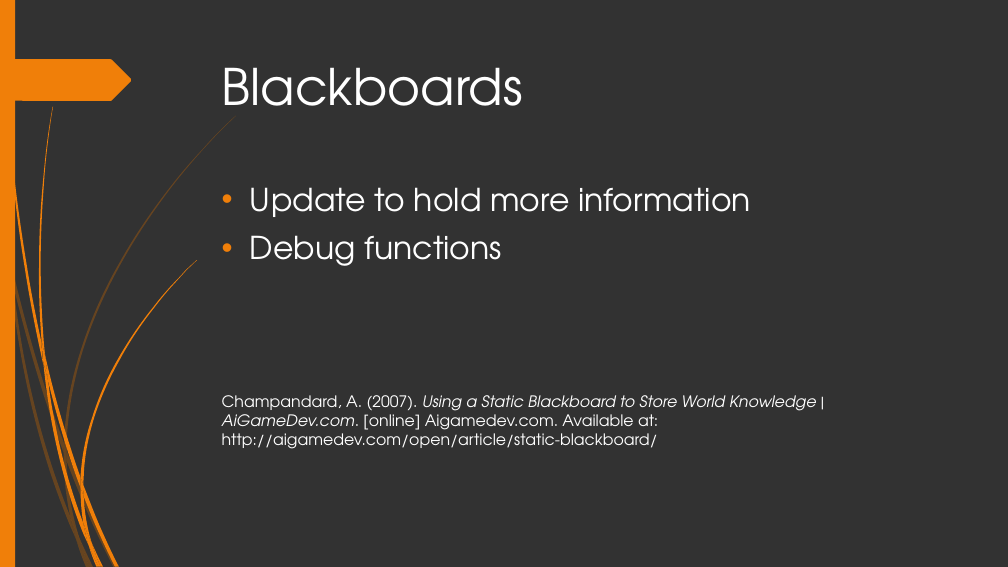
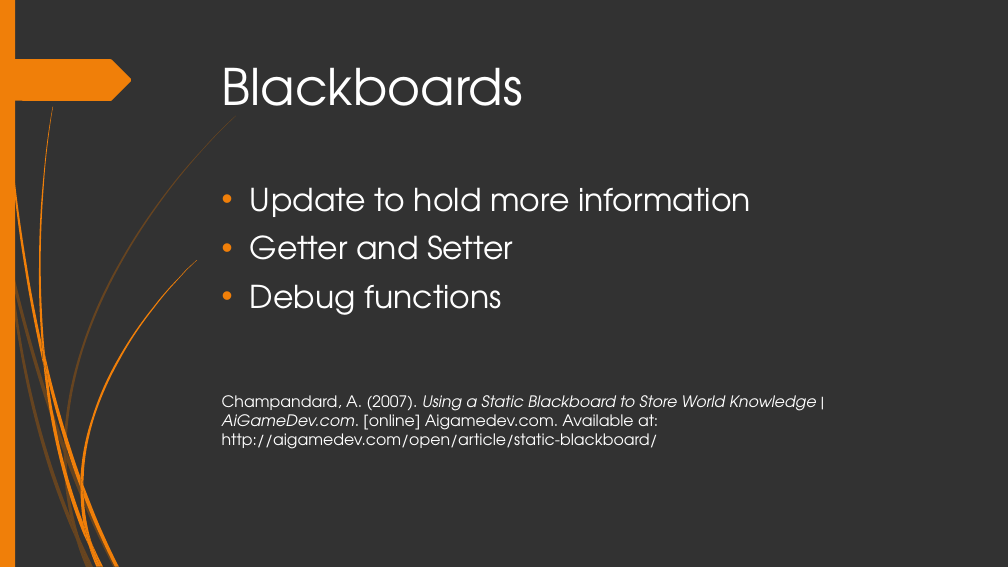
Before and after one commit to HenryWilliam95/AI_FINAL_PROJECT, a slide deck: slide 9 of Documents/Presentation-1.pptx. Drawn at 1008x567 pixels with LibreOffice and Linux fonts; fonts in the diff are those of the drawing. Boxes give left, top, right and bottom in pixels: in the first picture for what was removed or moved away, otherwise in the second. Text is boxed around its words. In the diff, an @@ line names an element or a change of style, - is before the commit and + after.

```diff
--- a/Documents/Presentation-1.pptx
+++ b/Documents/Presentation-1.pptx
@@ text at (x1=250, y1=235, x2=513, y2=260): paragraph added @@
+• Getter and Setter
```
Also in this commit, not shown: 2 other slides changed.
